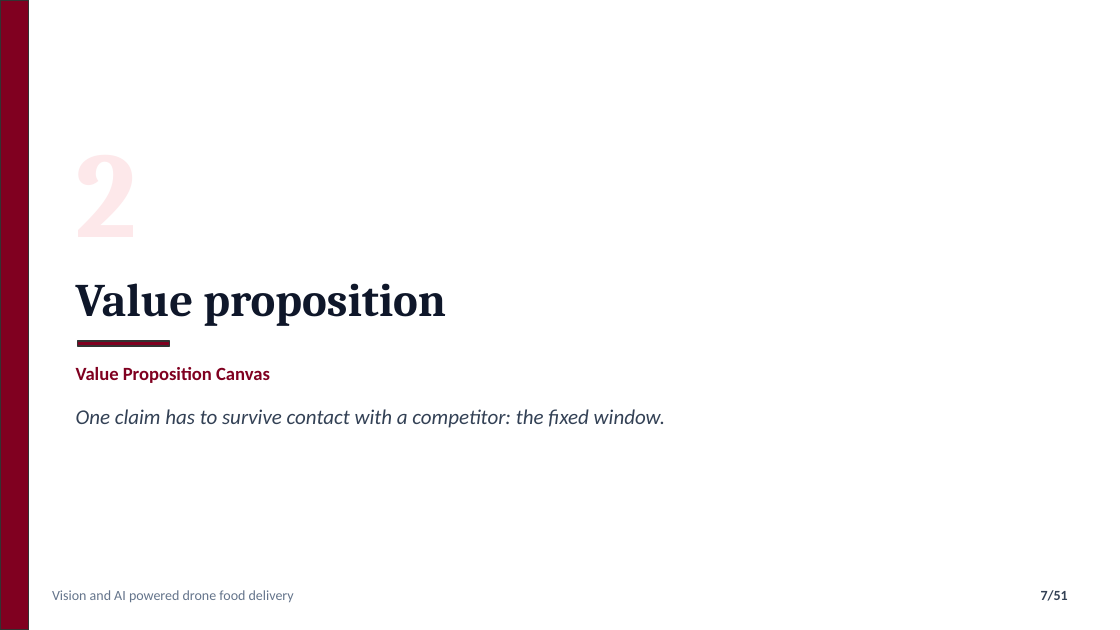
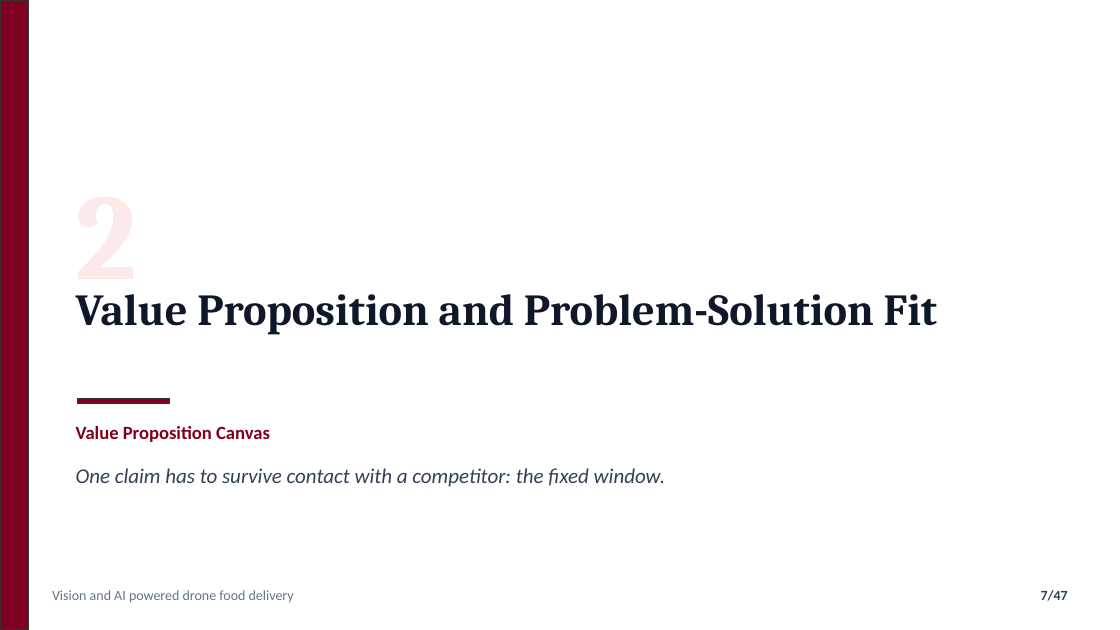
Before and after one commit to nafiskabbo/presentation-hum, a slide deck: slide 7 of output/AeroSetu_Group_Presentation-v1.pptx. Drawn at 1120x630 pixels with LibreOffice and Linux fonts; fonts in the diff are those of the drawing. Boxes give left, top, right and bottom in pixels: in the first picture for what was removed or moved away, otherwise in the second. Text is boxed around its words. In the diff, an @@ line names an element or a change of style, - is before the commit and + after.

```diff
--- a/output/AeroSetu_Group_Presentation-v1.pptx
+++ b/output/AeroSetu_Group_Presentation-v1.pptx
@@ text at [76,294,938,335]: text changed; size 40 to 38 pt @@
-Value proposition
+Value Proposition and Problem-Solution Fit
@@ text "Value Proposition and Problem-Solution Fit" at [76,294,938,335]: vertical alignment middle to top @@
@@ text added at [76,294,138,305], 104 pt, text #FDE8EA, bold @@
+2
@@ text "Value Proposition Canvas": place and size @@
-text "Value Proposition Canvas" at [76,367,270,383]
+text "Value Proposition Canvas" at [76,426,270,442]
@@ rectangle: place and size @@
-rectangle at [77,341,170,346]
+rectangle at [77,398,170,403]
@@ text "One claim has to survive ...": place and size @@
-text "One claim has to survive ..." at [76,409,665,428]
+text "One claim has to survive ..." at [76,468,665,487]
@@ page number at [1041,590,1068,601]: text changed @@
-7/51
+7/47
```
Also in this commit, not shown: 44 other slides changed, 1 slide added, 5 slides removed, 3 other files.
